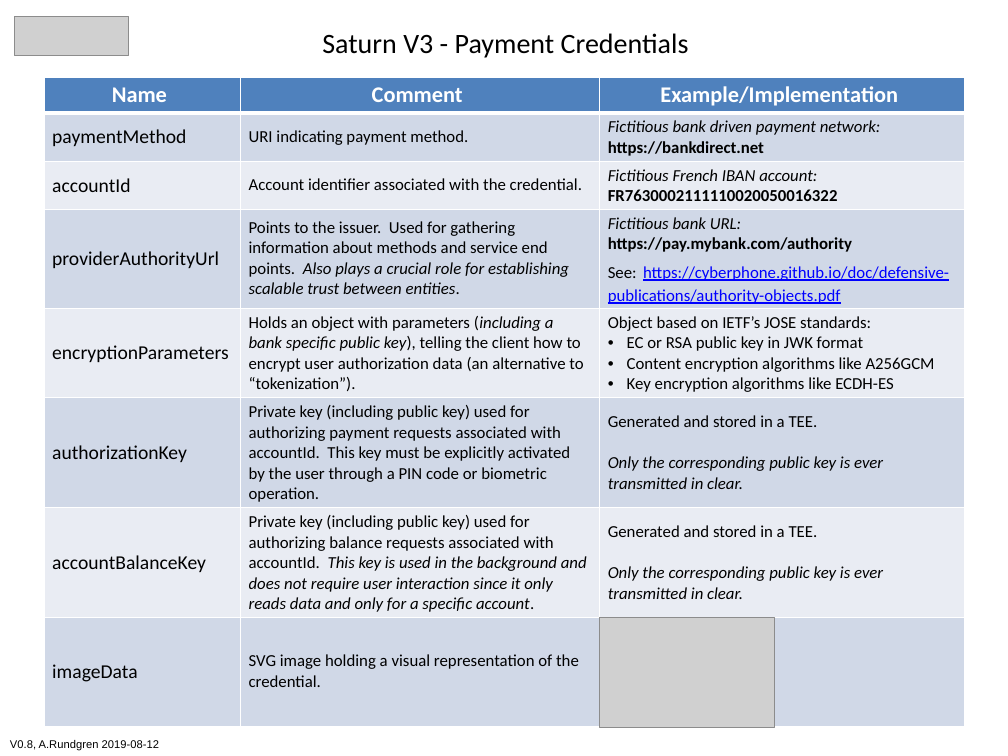
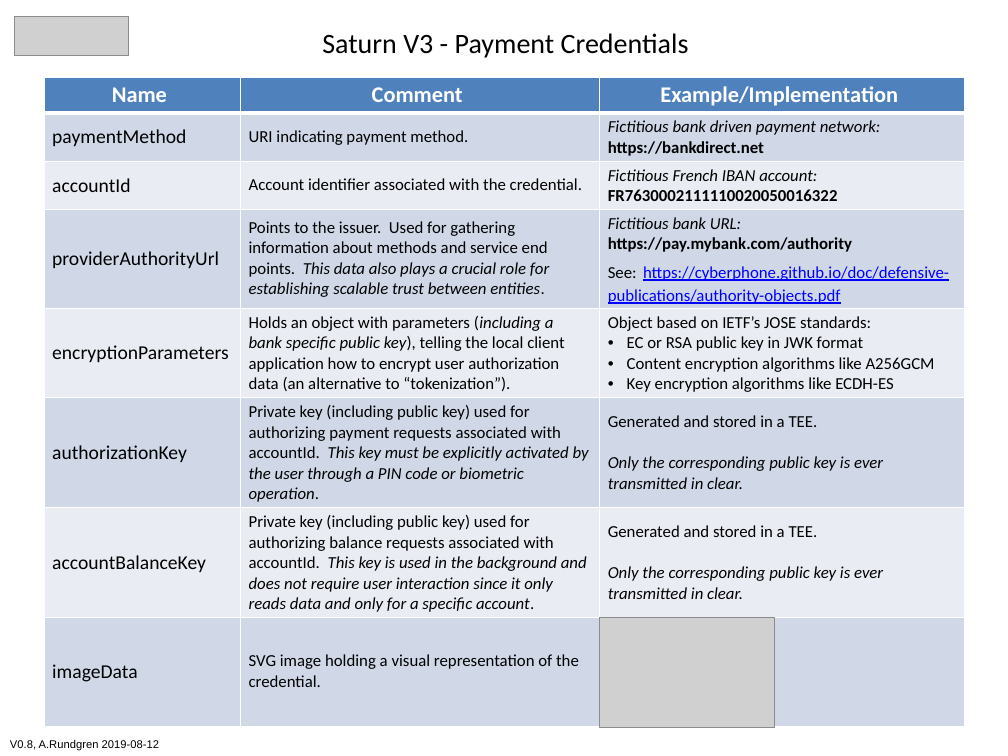
Before and after one commit to cyberphone/doc, a slide deck: slide 1 of saturn/saturn-payment-credentials.pptx. Drawn at 1008x756 pixels with LibreOffice and Linux fonts; fonts in the diff are those of the drawing; grey boxes stand for pictures. Boxes give left, top, right and bottom in pixels: in the first picture for what was removed or moved away, otherwise in the second. Text is boxed around its words. In the diff, an @@ line names an element or a change of style, - is before the commit and + after.

```diff
--- a/saturn/saturn-payment-credentials.pptx
+++ b/saturn/saturn-payment-credentials.pptx
@@ table at (x1=44, y1=77, x2=965, y2=726) @@
-row 4, column 2: Points to the issuer. Used for gathering information about methods and service end points. Also plays a crucial role for establishing scalable trust between entities.
+row 4, column 2: Points to the issuer. Used for gathering information about methods and service end points. This data also plays a crucial role for establishing scalable trust between entities.
-row 5, column 2: Holds an object with parameters (including a bank specific public key), telling the client how to encrypt user authorization data (an alternative to / “tokenization”).
+row 5, column 2: Holds an object with parameters (including a bank specific public key), telling the local client application how to encrypt user authorization data (an alternative to “tokenization”).
@@ italic on in "This key must be explicitly activated by ..." @@
```
Also in this commit, not shown: 1 other file.
